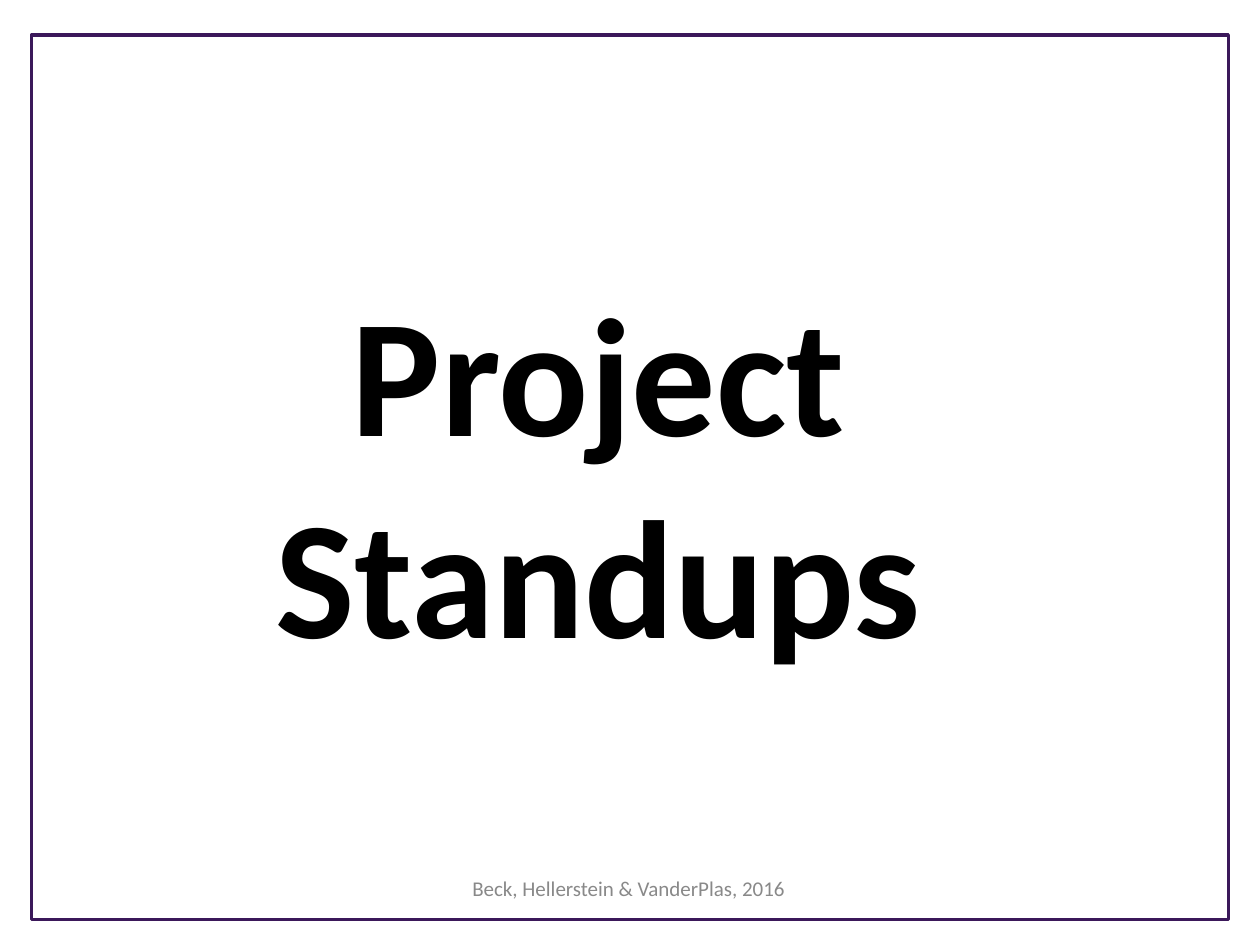
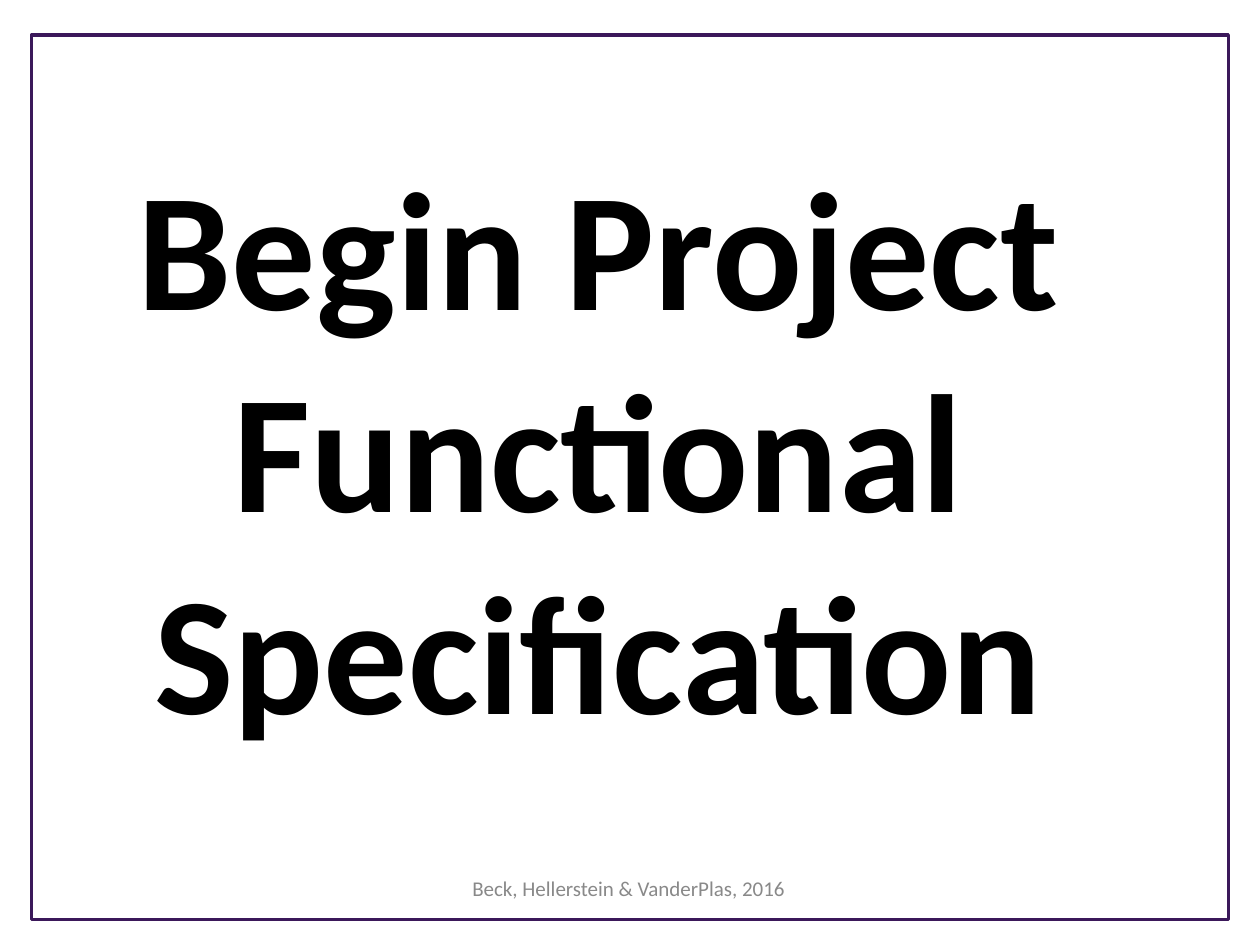
Before and after one commit to UWSEDS/LectureNotes, a slide deck: slide 25 of 10_SoftwareDesign/Software-Design.ppt (slide 24 before the commit). Drawn at 1260x945 pixels with LibreOffice and Linux fonts; fonts in the diff are those of the drawing; background and template pictures are left out. Boxes give left, top, right and bottom in pixels: in the first picture for what was removed or moved away, otherwise in the second. Text is boxed around its words. In the diff, an @@ line names an element or a change of style, - is before the commit and + after.

```diff
--- a/10_SoftwareDesign/Software-Design.ppt
+++ b/10_SoftwareDesign/Software-Design.ppt
@@ title added at (x1=138, y1=192, x2=1058, y2=741), 96 pt, text #000000, bold @@
+Begin Project Functional Specification
@@ title removed at (x1=276, y1=318, x2=921, y2=665) @@
-Project Standups
```
Also in this commit, not shown: 2 other slides changed, 2 slides added.
